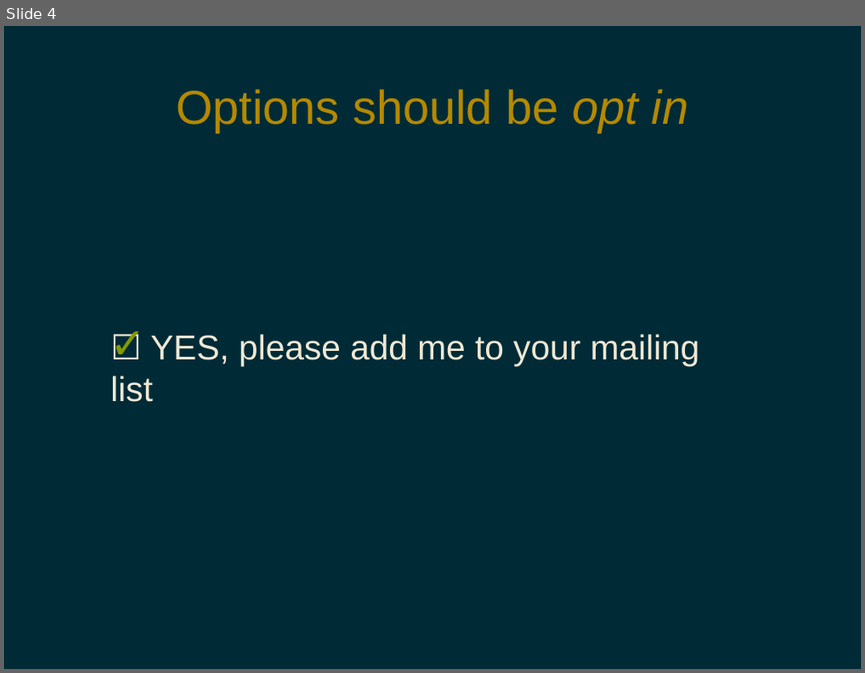
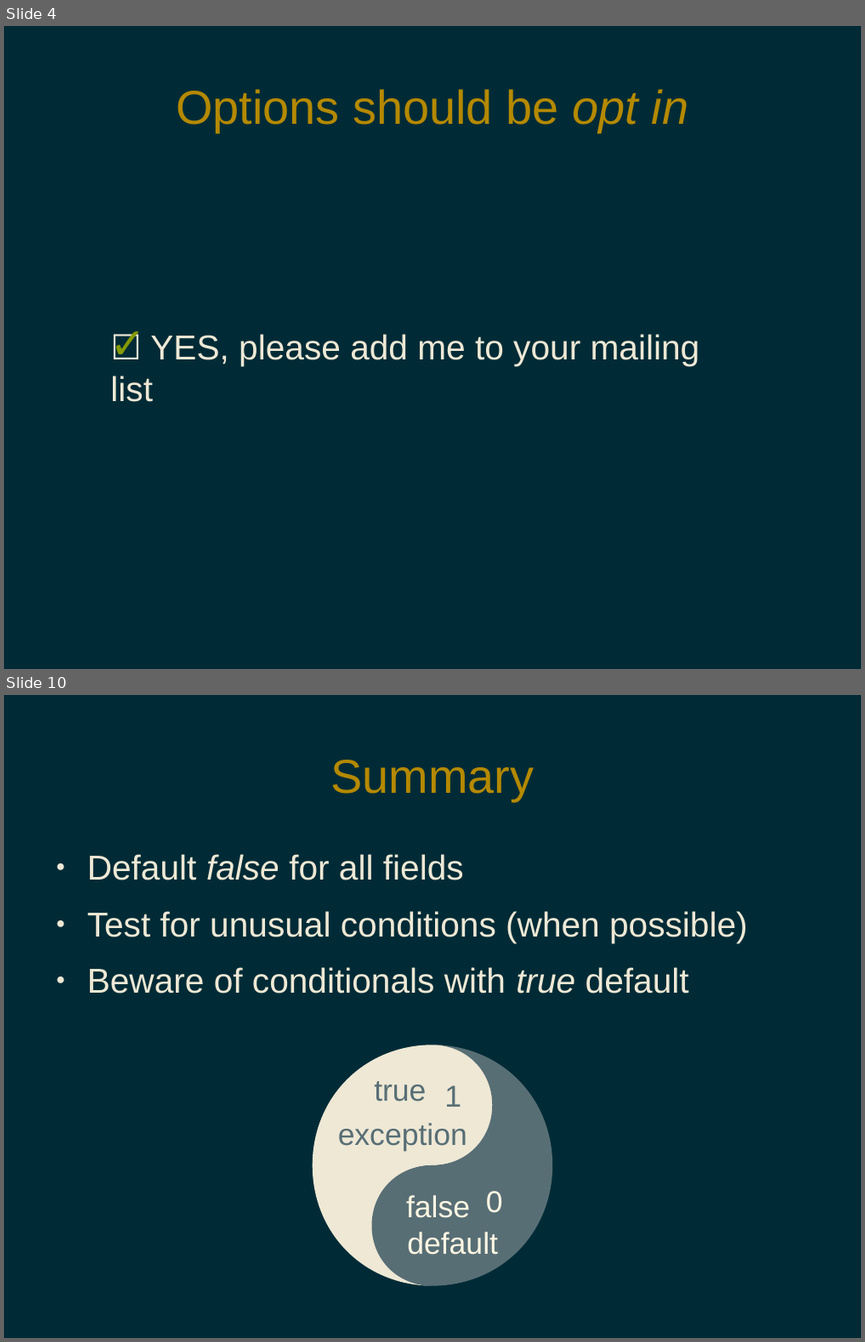
Before and after one commit to pdg137/always-default-to-false, a slide deck: always-default-to-false.odp. Shown one above the other, each under a label of ours: slide 4 before the commit, slides 4 and 10 after it; the slides between them are not shown. The pictures are 865x673 and 865x1342 pixels, drawn with LibreOffice and Linux fonts; fonts in the diff are those of the drawing. Boxes give left, top, right and bottom in pixels: in the first picture for what was removed or moved away, otherwise in the second. Text is boxed around its words. In the diff, an @@ line names an element or a change of style, - is before the commit and + after.

```diff
--- a/always-default-to-false.odp
+++ b/always-default-to-false.odp
@@ slide 10 added at <box>4,695,861,1338</box>, background #002B36 @@
@@ title added at <box>330,760,534,801</box>, 44 pt, text #B58900 @@
+Summary
@@ text added at <box>87,854,748,993</box>, 32 pt, text #EEE8D5 @@
+● Default false for all fields
+● Test for unusual conditions (when possible)
+● Beware of conditionals with true default
@@ group added at <box>313,1045,553,1286</box>: 6 texts, 2 freeform shapes @@
+true
+false
+1
+exception
+0
+default
```
Also in this commit, not shown: 5 slides changed, 1 slide removed.
